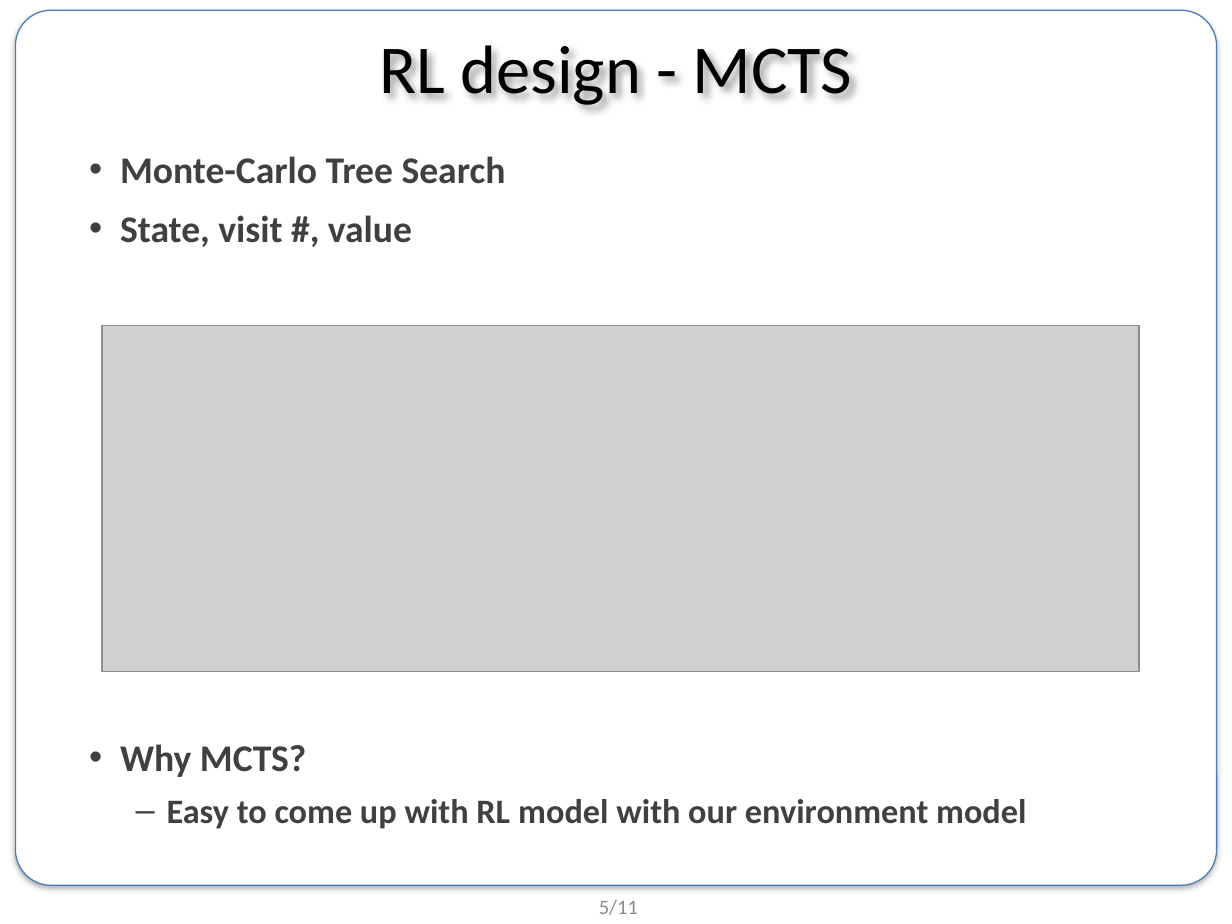
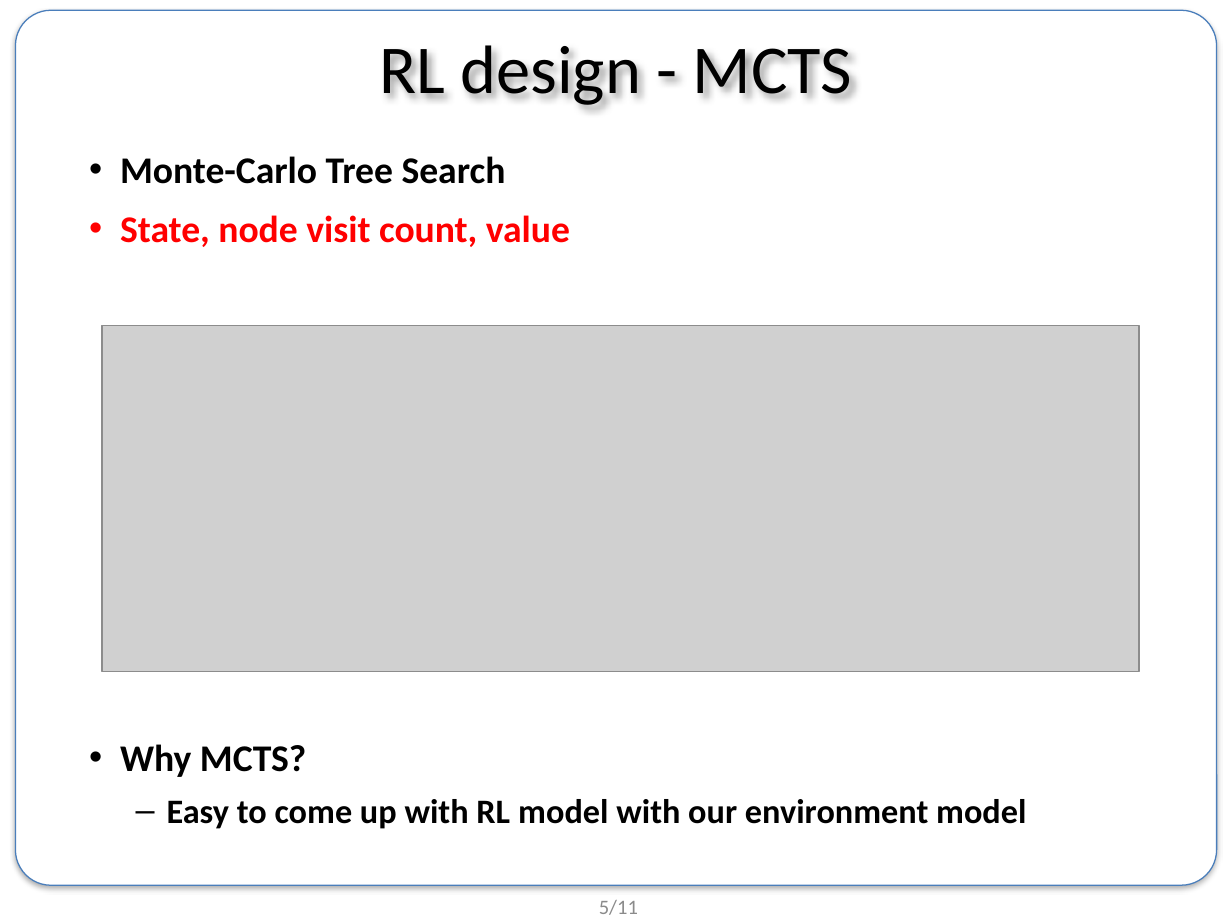
Before and after one commit to BongSangKim/UGRP, a slide deck: slide 5 of 0705 미팅/190705_UGRP_발표자료.pptx. Drawn at 1232x924 pixels with LibreOffice and Linux fonts; fonts in the diff are those of the drawing; grey boxes stand for pictures; background and template pictures are left out. Boxes give left, top, right and bottom in pixels: in the first picture for what was removed or moved away, otherwise in the second. Text is boxed around its words. In the diff, an @@ line names an element or a change of style, - is before the commit and + after.

```diff
--- a/0705 미팅/190705_UGRP_발표자료.pptx
+++ b/0705 미팅/190705_UGRP_발표자료.pptx
@@ text at <box>120,156,1026,829</box>: text colour #404040 to #000000 in "Monte-Carlo Tree Search", "Why MCTS?", "Easy to come up with RL model ..." @@
@@ text at <box>120,215,570,247</box>: text changed; text colour #404040 to #FF0000 @@
-• State, visit #, value
+• State, node visit count, value
```
Also in this commit, not shown: 2 other slides changed.
